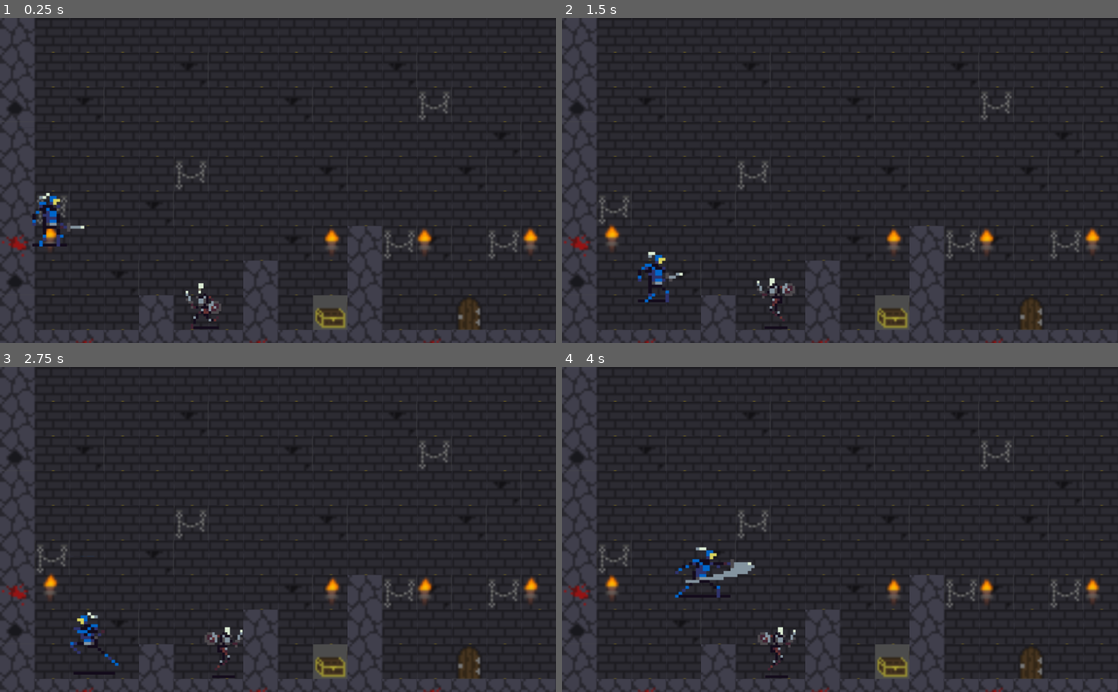
Above: before the commit, frames 1-4 (two rows, left to right).
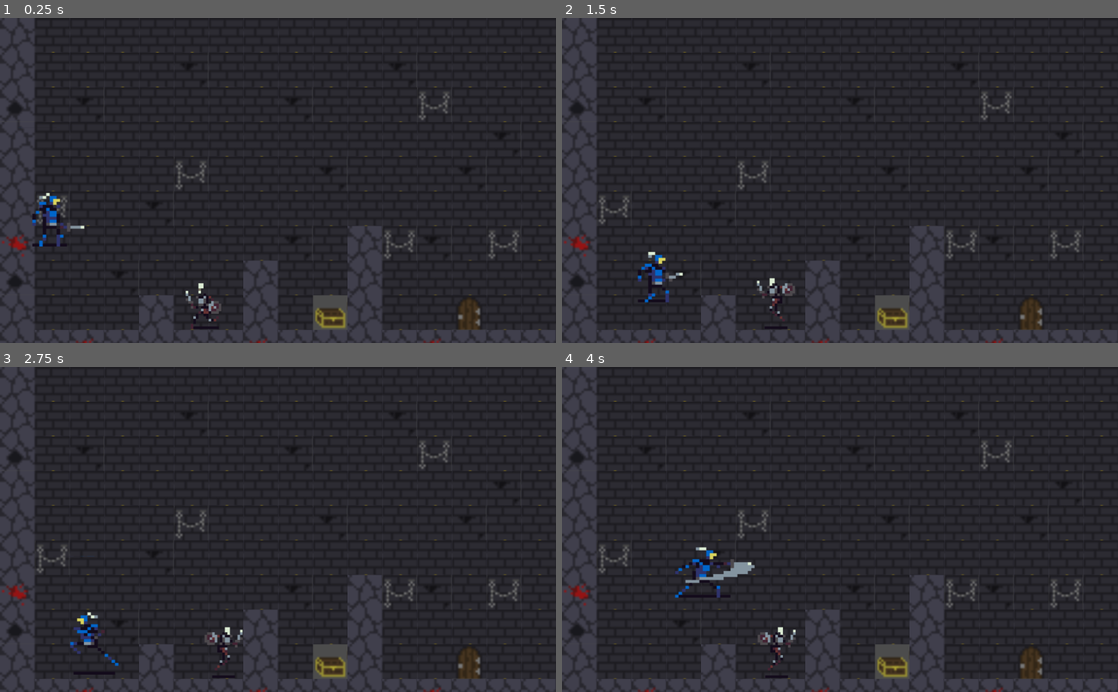
Above: after the commit, the same moments.

Repository: DEDaWil/game_heh
Game: Godot game, scene res://scenes/level.tscn
The game is run twice, just before and just after one commit, with the same random seed, the same clock (stepped at 60 frames per second) and the same inputs.
Inputs (mouse positions are in pixels of both pictures, inside the frame that each line leads up to):
- Up to frame 1 (0.25 s): no input
- Up to frame 2 (1.5 s): move the mouse to (962, 164) at 0.52 s; hold D (player_right) from 0.53 s (still down); click (962, 164) at 0.6 s; tap W (player_up) at 0.77 s; move the mouse to (728, 196) at 1.27 s; click (728, 196) at 1.35 s
- Up to frame 3 (2.75 s): tap W (player_up) at 1.52 s; move the mouse to (333, 458) at 2.02 s; release D (player_right) at 2.03 s; hold A (player_left) from 2.03 s (still down); click (333, 458) at 2.1 s
- Up to frame 4 (4 s): move the mouse to (812, 594) at 2.77 s; release A (player_left) at 2.78 s; hold D (player_right) from 2.78 s (still down); click (812, 594) at 2.85 s; tap W (player_up) at 3.02, 3.77 s; move the mouse to (1006, 578) at 3.52 s; click (1006, 578) at 3.6 s

The runs differ from the first frame. In frame 1, 0.5% of the frame differs, in the area x 8-97%, y 64-73%; in frame 2, 0.5%, in the area x 7-97%, y 63-73%; in frame 3, 0.5%; in frame 4, 0.5%.

Commit message:
save terrain tileset to scene and fix pos of torch

Diff:
--- /dev/null
+++ b/scenes/terrain.tres
@@ -0,0 +1,303 @@
+[gd_resource type="TileSet" load_steps=10 format=2]
+
+[ext_resource path="res://assets/tilesets/level/terrain.png" type="Texture" id=1]
+
+[sub_resource type="ConvexPolygonShape2D" id=1]
+points = PoolVector2Array( 0, 0, 16, 0, 16, 16, 0, 16 )
+
+[sub_resource type="ConvexPolygonShape2D" id=2]
+points = PoolVector2Array( 0, 0, 16, 0, 16, 16, 0, 16 )
+
+[sub_resource type="ConvexPolygonShape2D" id=3]
+points = PoolVector2Array( 0.915474, 7.06851, 2.00588, 5.90021, 12.91, 5.9781, 14.8572, 8.15892, 15.0908, 14.8572, 4.03094, 14.8572, 1.07124, 11.9754 )
+
+[sub_resource type="ConvexPolygonShape2D" id=4]
+points = PoolVector2Array( 1.99452, 6.10061, 3.00705, 3.99767, 5.0321, 2.05051, 10.7957, 1.97262, 12.8986, 3.91978, 13.9112, 6.25638, 14.0669, 10.9296, 12.9765, 13.0325, 10.8736, 14.9797, 5.26576, 14.9018, 3.08493, 13.1104, 2.1503, 10.8517 )
+
+[sub_resource type="ConvexPolygonShape2D" id=5]
+points = PoolVector2Array( 0.993362, 6.95736, 2.08377, 6.02272, 12.8321, 6.1785, 14.935, 8.04777, 15.0908, 15.0576, 3.95305, 14.9018, 1.07124, 11.9421 )
+
+[sub_resource type="ConvexPolygonShape2D" id=6]
+points = PoolVector2Array( 0, 0, 16, 0, 16, 16, 0, 16 )
+
+[sub_resource type="OccluderPolygon2D" id=7]
+polygon = PoolVector2Array( 0, 0, 16, 0, 16, 16, 0, 16 )
+
+[sub_resource type="ConvexPolygonShape2D" id=8]
+points = PoolVector2Array( 0.9674, 6.97196, 2.07079, 5.99838, 12.91, 5.99838, 14.987, 8.20516, 14.987, 14.6957, 4.01795, 14.8904, 1.09721, 11.775 )
+
+[resource]
+0/name = "terrain.png 0"
+0/texture = ExtResource( 1 )
+0/tex_offset = Vector2( 0, 0 )
+0/modulate = Color( 1, 1, 1, 1 )
+0/region = Rect2( 0, 0, 16, 16 )
+0/tile_mode = 0
+0/occluder_offset = Vector2( 0, 0 )
+0/navigation_offset = Vector2( 0, 0 )
+0/shape_offset = Vector2( 0, 0 )
+0/shape_transform = Transform2D( 1, 0, 0, 1, 0, 0 )
+0/shape = SubResource( 1 )
+0/shape_one_way = false
+0/shape_one_way_margin = 1.0
+0/shapes = [ {
+"autotile_coord": Vector2( 0, 0 ),
+"one_way": false,
+"one_way_margin": 1.0,
+"shape": SubResource( 1 ),
+"shape_transform": Transform2D( 1, 0, 0, 1, 0, 0 )
+} ]
+0/z_index = 0
+1/name = "terrain.png 1"
+1/texture = ExtResource( 1 )
+1/tex_offset = Vector2( 0, 0 )
+1/modulate = Color( 1, 1, 1, 1 )
+1/region = Rect2( 16, 0, 16, 16 )
+1/tile_mode = 0
+1/occluder_offset = Vector2( 0, 0 )
+1/navigation_offset = Vector2( 0, 0 )
+1/shape_offset = Vector2( 0, 0 )
+1/shape_transform = Transform2D( 1, 0, 0, 1, 0, 0 )
+1/shape_one_way = false
+1/shape_one_way_margin = 0.0
+1/shapes = [  ]
+1/z_index = 0
+2/name = "terrain.png 2"
+2/texture = ExtResource( 1 )
+2/tex_offset = Vector2( 0, 0 )
+2/modulate = Color( 1, 1, 1, 1 )
+2/region = Rect2( 32, 0, 16, 16 )
+2/tile_mode = 0
+2/occluder_offset = Vector2( 0, 0 )
+2/navigation_offset = Vector2( 0, 0 )
+2/shape_offset = Vector2( 0, 0 )
+2/shape_transform = Transform2D( 1, 0, 0, 1, 0, 0 )
+2/shape_one_way = false
+2/shape_one_way_margin = 0.0
+2/shapes = [  ]
+2/z_index = 0
+3/name = "terrain.png 3"
+3/texture = ExtResource( 1 )
+3/tex_offset = Vector2( 0, 0 )
+3/modulate = Color( 1, 1, 1, 1 )
+3/region = Rect2( 48, 0, 16, 16 )
+3/tile_mode = 0
+3/occluder_offset = Vector2( 0, 0 )
+3/navigation_offset = Vector2( 0, 0 )
+3/shape_offset = Vector2( 0, 0 )
+3/shape_transform = Transform2D( 1, 0, 0, 1, 0, 0 )
+3/shape_one_way = false
+3/shape_one_way_margin = 0.0
+3/shapes = [  ]
+3/z_index = 0
+4/name = "terrain.png 4"
+4/texture = ExtResource( 1 )
+4/tex_offset = Vector2( 0, 0 )
+4/modulate = Color( 1, 1, 1, 1 )
+4/region = Rect2( 0, 16, 16, 16 )
+4/tile_mode = 0
+4/occluder_offset = Vector2( 0, 0 )
+4/navigation_offset = Vector2( 0, 0 )
+4/shape_offset = Vector2( 0, 0 )
+4/shape_transform = Transform2D( 1, 0, 0, 1, 0, 0 )
+4/shape = SubResource( 6 )
+4/shape_one_way = false
+4/shape_one_way_margin = 1.0
+4/shapes = [ {
+"autotile_coord": Vector2( 0, 0 ),
+"one_way": false,
+"one_way_margin": 1.0,
+"shape": SubResource( 6 ),
+"shape_transform": Transform2D( 1, 0, 0, 1, 0, 0 )
+} ]
+4/z_index = 0
+5/name = "terrain.png 5"
+5/texture = ExtResource( 1 )
+5/tex_offset = Vector2( 0, 0 )
+5/modulate = Color( 1, 1, 1, 1 )
+5/region = Rect2( 16, 16, 16, 16 )
+5/tile_mode = 0
+5/occluder_offset = Vector2( 0, 0 )
+5/occluder = SubResource( 7 )
+5/navigation_offset = Vector2( 0, 0 )
+5/shape_offset = Vector2( 0, 0 )
+5/shape_transform = Transform2D( 1, 0, 0, 1, 0, 0 )
+5/shape_one_way = false
+5/shape_one_way_margin = 0.0
+5/shapes = [  ]
+5/z_index = 0
+6/name = "terrain.png 6"
+6/texture = ExtResource( 1 )
+6/tex_offset = Vector2( 0, 0 )
+6/modulate = Color( 1, 1, 1, 1 )
+6/region = Rect2( 32, 16, 16, 16 )
+6/tile_mode = 0
+6/occluder_offset = Vector2( 0, 0 )
+6/navigation_offset = Vector2( 0, 0 )
+6/shape_offset = Vector2( 0, 0 )
+6/shape_transform = Transform2D( 1, 0, 0, 1, 0, 0 )
+6/shape = SubResource( 8 )
+6/shape_one_way = false
+6/shape_one_way_margin = 1.0
+6/shapes = [ {
+"autotile_coord": Vector2( 0, 0 ),
+"one_way": false,
+"one_way_margin": 1.0,
+"shape": SubResource( 8 ),
+"shape_transform": Transform2D( 1, 0, 0, 1, 0, 0 )
+} ]
+6/z_index = 0
+7/name = "terrain.png 7"
+7/texture = ExtResource( 1 )
+7/tex_offset = Vector2( 0, 0 )
+7/modulate = Color( 1, 1, 1, 1 )
+7/region = Rect2( 48, 16, 16, 16 )
+7/tile_mode = 0
+7/occluder_offset = Vector2( 0, 0 )
+7/navigation_offset = Vector2( 0, 0 )
+7/shape_offset = Vector2( 0, 0 )
+7/shape_transform = Transform2D( 1, 0, 0, 1, 0, 0 )
+7/shape_one_way = false
+7/shape_one_way_margin = 0.0
+7/shapes = [  ]
+7/z_index = 0
+8/name = "terrain.png 8"
+8/texture = ExtResource( 1 )
+8/tex_offset = Vector2( 0, 0 )
+8/modulate = Color( 1, 1, 1, 1 )
+8/region = Rect2( 48, 32, 16, 16 )
+8/tile_mode = 0
+8/occluder_offset = Vector2( 0, 0 )
+8/navigation_offset = Vector2( 0, 0 )
+8/shape_offset = Vector2( 0, 0 )
+8/shape_transform = Transform2D( 1, 0, 0, 1, 0, 0 )
+8/shape_one_way = false
+8/shape_one_way_margin = 0.0
+8/shapes = [  ]
+8/z_index = 0
+10/name = "terrain.png 10"
+10/texture = ExtResource( 1 )
+10/tex_offset = Vector2( 0, 0 )
+10/modulate = Color( 1, 1, 1, 1 )
+10/region = Rect2( 0, 32, 16, 16 )
+10/tile_mode = 0
+10/occluder_offset = Vector2( 0, 0 )
+10/navigation_offset = Vector2( 0, 0 )
+10/shape_offset = Vector2( 0, 0 )
+10/shape_transform = Transform2D( 1, 0, 0, 1, 0, 0 )
+10/shape = SubResource( 2 )
+10/shape_one_way = false
+10/shape_one_way_margin = 1.0
+10/shapes = [ {
+"autotile_coord": Vector2( 0, 0 ),
+"one_way": false,
+"one_way_margin": 1.0,
+"shape": SubResource( 2 ),
+"shape_transform": Transform2D( 1, 0, 0, 1, 0, 0 )
+} ]
+10/z_index = 0
+11/name = "terrain.png 11"
+11/texture = ExtResource( 1 )
+11/tex_offset = Vector2( 0, 0 )
+11/modulate = Color( 1, 1, 1, 1 )
+11/region = Rect2( 16, 32, 16, 16 )
+11/tile_mode = 0
+11/occluder_offset = Vector2( 0, 0 )
+11/navigation_offset = Vector2( 0, 0 )
+11/shape_offset = Vector2( 0, 0 )
+11/shape_transform = Transform2D( 1, 0, 0, 1, 0, 0 )
+11/shape_one_way = false
+11/shape_one_way_margin = 0.0
+11/shapes = [  ]
+11/z_index = 0
+12/name = "terrain.png 12"
+12/texture = ExtResource( 1 )
+12/tex_offset = Vector2( 0, 0 )
+12/modulate = Color( 1, 1, 1, 1 )
+12/region = Rect2( 32, 32, 16, 16 )
+12/tile_mode = 0
+12/occluder_offset = Vector2( 0, 0 )
+12/navigation_offset = Vector2( 0, 0 )
+12/shape_offset = Vector2( 0, 0 )
+12/shape_transform = Transform2D( 1, 0, 0, 1, 0, 0 )
+12/shape = SubResource( 3 )
+12/shape_one_way = false
+12/shape_one_way_margin = 1.0
+12/shapes = [ {
+"autotile_coord": Vector2( 0, 0 ),
+"one_way": false,
+"one_way_margin": 1.0,
+"shape": SubResource( 3 ),
+"shape_transform": Transform2D( 1, 0, 0, 1, 0, 0 )
+} ]
+12/z_index = 0
+13/name = "terrain.png 13"
+13/texture = ExtResource( 1 )
+13/tex_offset = Vector2( 0, 0 )
+13/modulate = Color( 1, 1, 1, 1 )
+13/region = Rect2( 0, 48, 16, 16 )
+13/tile_mode = 0
+13/occluder_offset = Vector2( 0, 0 )
+13/navigation_offset = Vector2( 0, 0 )
+13/shape_offset = Vector2( 0, 0 )
+13/shape_transform = Transform2D( 1, 0, 0, 1, 0, 0 )
+13/shape = SubResource( 4 )
+13/shape_one_way = false
+13/shape_one_way_margin = 1.0
+13/shapes = [ {
+"autotile_coord": Vector2( 0, 0 ),
+"one_way": false,
+"one_way_margin": 1.0,
+"shape": SubResource( 4 ),
+"shape_transform": Transform2D( 1, 0, 0, 1, 0, 0 )
+} ]
+13/z_index = 0
+14/name = "terrain.png 14"
+14/texture = ExtResource( 1 )
+14/tex_offset = Vector2( 0, 0 )
+14/modulate = Color( 1, 1, 1, 1 )
+14/region = Rect2( 16, 48, 16, 16 )
+14/tile_mode = 0
+14/occluder_offset = Vector2( 0, 0 )
+14/navigation_offset = Vector2( 0, 0 )
+14/shape_offset = Vector2( 0, 0 )
+14/shape_transform = Transform2D( 1, 0, 0, 1, 0, 0 )
+14/shape_one_way = false
+14/shape_one_way_margin = 0.0
+14/shapes = [  ]
+14/z_index = 0
+15/name = "terrain.png 15"
+15/texture = ExtResource( 1 )
+15/tex_offset = Vector2( 0, 0 )
+15/modulate = Color( 1, 1, 1, 1 )
+15/region = Rect2( 32, 48, 16, 16 )
+15/tile_mode = 0
+15/occluder_offset = Vector2( 0, 0 )
+15/navigation_offset = Vector2( 0, 0 )
+15/shape_offset = Vector2( 0, 0 )
+15/shape_transform = Transform2D( 1, 0, 0, 1, 0, 0 )
+15/shape = SubResource( 5 )
+15/shape_one_way = false
+15/shape_one_way_margin = 1.0
+15/shapes = [ {
+"autotile_coord": Vector2( 0, 0 ),
+"one_way": false,
+"one_way_margin": 1.0,
+"shape": SubResource( 5 ),
+"shape_transform": Transform2D( 1, 0, 0, 1, 0, 0 )
+} ]
+15/z_index = 0
+16/name = "terrain.png 16"
+16/texture = ExtResource( 1 )
+16/tex_offset = Vector2( 0, 0 )
+16/modulate = Color( 1, 1, 1, 1 )
+16/region = Rect2( 48, 48, 16, 16 )
+16/tile_mode = 0
+16/occluder_offset = Vector2( 0, 0 )
+16/navigation_offset = Vector2( 0, 0 )
+16/shape_offset = Vector2( 0, 0 )
+16/shape_transform = Transform2D( 1, 0, 0, 1, 0, 0 )
+16/shape_one_way = false
+16/shape_one_way_margin = 0.0
+16/shapes = [  ]
+16/z_index = 0
--- a/scenes/torch.tscn
+++ b/scenes/torch.tscn
@@ -23,7 +23,6 @@
 [node name="torch" type="Node2D"]
 
 [node name="Sprite" type="Sprite" parent="."]
-position = Vector2( 463.059, 167.371 )
 texture = ExtResource( 1 )
 vframes = 2
 hframes = 5
--- a/scripts/Enemy.gd
+++ /dev/null
@@ -1,20 +0,0 @@
-extends KinematicBody2D
-
-const SPEED = 200
-const FLOOR = Vector2(0,-1)
-const GRAVITY = 500
-
-var velocity = Vector2()
-var direction = 1
-
-func _physics_process(delta):
-	velocity.x = SPEED * direction
-	$AnimatedSprite.play("Walk")
-	velocity.y += (GRAVITY * delta)
-	velocity = move_and_slide(velocity, FLOOR)
-	if is_on_wall():
-		change_direction()
-
-func change_direction():
-	direction *= -1
-	$AnimatedSprite.flip_h = !$AnimatedSprite.flip_h
